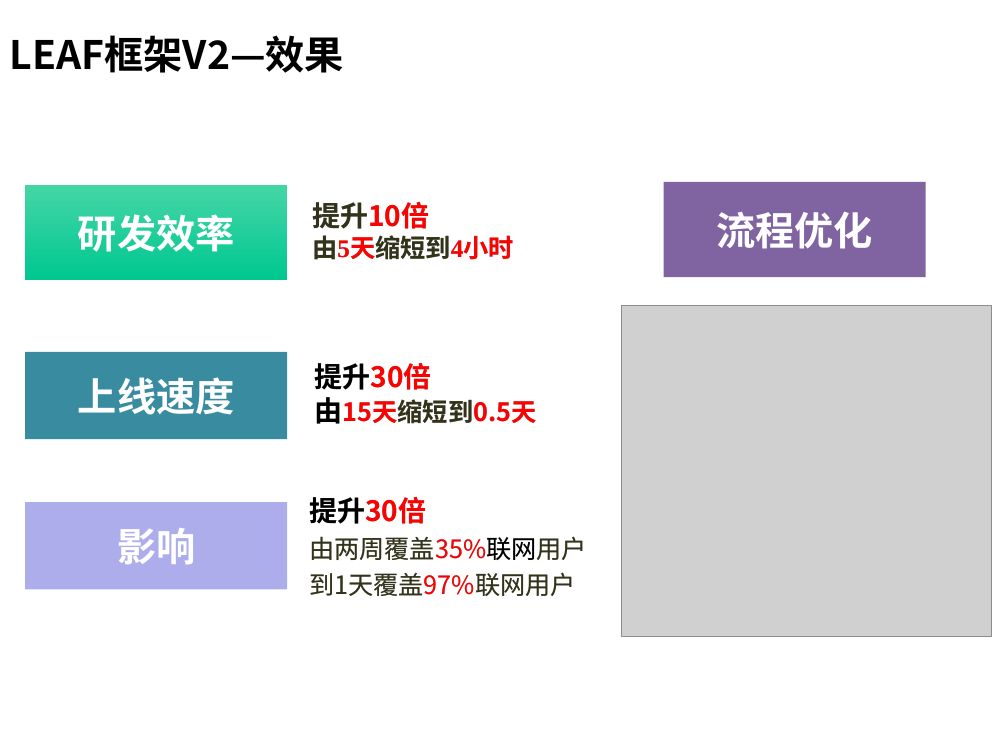
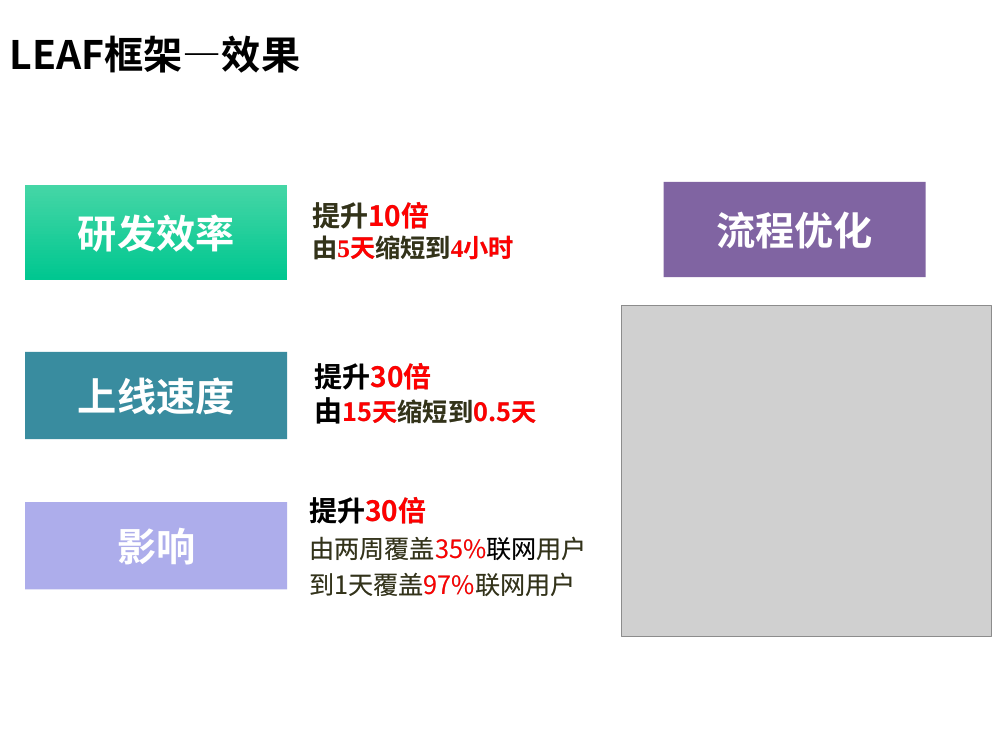
Before and after one commit to hamlingong/data, a slide deck: slide 15 of promote/龚海龙-v1.0.ppt. Drawn at 1008x756 pixels with LibreOffice and Linux fonts; fonts in the diff are those of the drawing; grey boxes stand for pictures; background and template pictures are left out. Boxes give left, top, right and bottom in pixels: in the first picture for what was removed or moved away, otherwise in the second. Text is boxed around its words. In the diff, an @@ line names an element or a change of style, - is before the commit and + after.

```diff
--- a/promote/龚海龙-v1.0.ppt
+++ b/promote/龚海龙-v1.0.ppt
@@ text at box(10, 35, 300, 73): text changed @@
-LEAF框架V2—效果
+LEAF框架—效果
```
Also in this commit, not shown: 12 other slides changed, 1 slide added, 1 slide removed, 2 other files.
